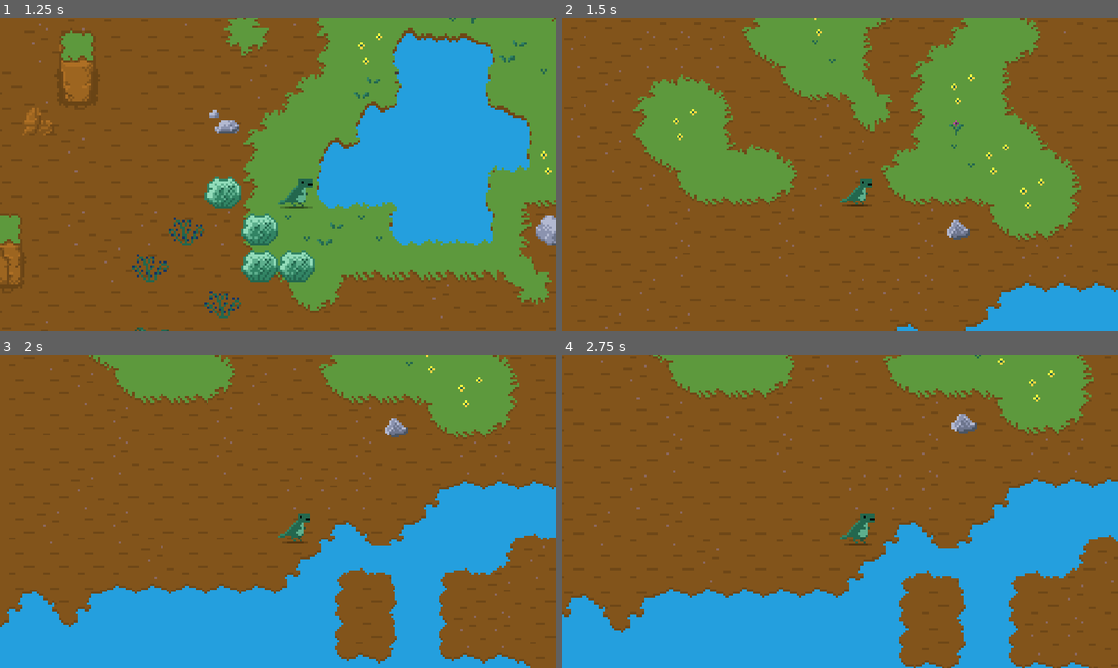
Above: before the commit, frames 1-4 (two rows, left to right).
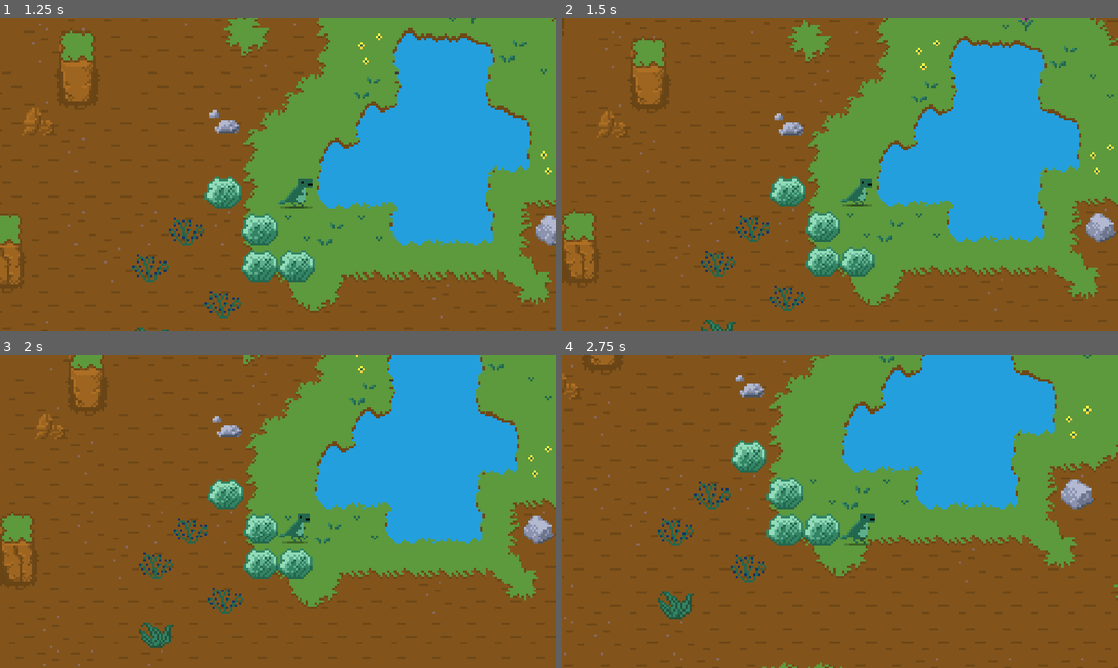
Above: after the commit, the same moments.

Repository: kahldin-m/lzg-000
Game: Godot game, scene res://_FEATURES/world/World.tscn
Two runs of this game, one before a commit and one after it. Both use one fixed random seed, a clock stepped at 60 frames per second and the inputs below.
Inputs (mouse positions are in pixels of both pictures, inside the frame that each line leads up to):
- Up to frame 1 (1.25 s): tap Enter at 0.5 s; move the mouse to (400, 158) at 0.52 s; hold D (move_right) from 0.53 s (still down); tap Mouse wheel up (camera_zoomin) at 0.6 s
- Up to frame 2 (1.5 s): move the mouse to (728, 190) at 1.27 s; release D (move_right) at 1.28 s; hold S (move_down) from 1.28 s (still down); tap Mouse wheel down (camera_zoomout) at 1.35 s
- Up to frame 3 (2 s): keep holding S (move_down)
- Up to frame 4 (2.75 s): tap Space at 2 s; move the mouse to (895, 442) at 2.02 s; release S (move_down) at 2.03 s; hold D (move_right) from 2.03 s (still down); tap Mouse wheel up (camera_zoomin) at 2.1 s

Frame 1 is identical in both runs. In frame 2, 53% of the frame differs, in the area x 0-100%, y 0-100%; in frame 3, 55%; in frame 4, 59%.

Commit message:
feat(entities): add wander mechanic

Diff:
--- a/_FEATURES/entities/entities.gd
+++ b/_FEATURES/entities/entities.gd
@@ -2,7 +2,7 @@
 extends Node2D
 
 @export_range(0, 3) var entity_type: int = 0
-@export_range(10, 30) var lifespan: int = randi_range(10, 30)
+@export_range(0, 300) var lifespan: int = 0
 @export var is_pc: bool = false
 @export_category("Stats")
 @export var age: int = 0
@@ -35,6 +35,12 @@
 	"Juliette",
 	"Casper",
 ]
+const DINO_TYPE := [
+	"Tyrannosaurus",
+	"Velociraptor",
+	"Compsognathus ",
+	"Rhamphorhynchus"
+]
 
 # Called when the node enters the scene tree for the first time.
 func _ready() -> void:
@@ -45,8 +51,10 @@
 	world = get_tree().current_scene as World
 
 	if world != null:
-		world.age.connect(age_up)
+		world.age.connect(action_age)
 		if not self.is_pc:
+			world.wander.connect(action_wander)
+		else:
 			world.wander.connect(action_move)
 
 
@@ -63,7 +71,7 @@
 		else:
 			sprite.frame = entity_type * 2
 
-	# Movement logic
+	# Movement control
 	if not is_pc:
 		return
 
@@ -75,8 +83,6 @@
 		direction = dir_array[2]
 	elif Input.is_action_pressed("move_right"):
 		direction = dir_array[3]
-
-	action_move()
 
 
 func face_direction(dir: Vector2i) -> void:
@@ -113,10 +119,7 @@
 	if tile_data and tile_data.get_custom_data("has_food"):
 		decor_layer.erase_cell(player_address)
 		# print here om nom nom
-	# Check for collisions before moving
 
-	# player_address += direction
-	# player.position = tile_address_to_position(player_address)
 	# Reset direction
 	direction = Vector2i.ZERO
 
@@ -124,18 +127,31 @@
 	print(name, " at : ", player_address)
 
 
-func age_up() -> void:
-	self.age += 1
-	if self.age >= self.lifespan:
-		expire()
+func action_wander() -> void:
+	# roll the dice, move your mice
+	var my_dir := randi_range(0, dir_array.size() - 1)
+
+	# roughly 1 in 3 chance to move
+	if world.d3() == 1:
+		var new_dir := dir_array[my_dir]
+		var new_pos := world.position_to_tile_address(self.global_position) + new_dir
+		if world.is_tile_walkable(new_pos):
+			self.global_position = world.tile_address_to_position(new_pos)
+			face_direction(new_dir)
 
 
-func expire() -> void:
+func action_age() -> void:
+	if self.age != 0:
+		self.age += 1
+		if self.age >= self.lifespan:
+			action_expire()
+
+
+func action_expire() -> void:
 	if not self.is_pc:
 		# tell parent nest to remove me from the list... I'm tired
-		if get_parent() is Nest:
-			get_parent().entities.erase(self)
-		# print("I am tired...")
+		get_parent().entities.erase(self)
+		# print("I'm tired boss...")
 		# print(self.name, " has gone to sleep. X_X")
 		queue_free()
 	else:
--- a/_FEATURES/entities/nests.gd
+++ b/_FEATURES/entities/nests.gd
@@ -49,8 +49,8 @@
 func spawn_entity() -> Entity:
 	# Generate tile to spawn entity
 	var offset := Vector2i(\
-		randi_range(0, 0),\
-		randi_range(-4, -5))
+		randi_range(-5, +5),\
+		randi_range(-5, +5))
 
 	if offset == Vector2i.ZERO:
 		offset = Vector2i.ONE
@@ -68,9 +68,9 @@
 	entity.position = world.tile_address_to_position(spawn_tile)
 	entity.entity_type = entity_type
 	var name_part1: String = ENTITY_NAMES[randi_range(0, ENTITY_NAMES.size() - 1)]
-	var name_part2: String = str(entity.entity_type)
-	entity.name = name_part1 + " the " + name_part2
-
+	entity.name = name_part1 + " the " + DINO_TYPE[entity.entity_type]
+	print(entity.name, " is born!")
+	entity.lifespan = randi_range(100, 300)
 	return entity
 
 func despawn_entity(entity: Entity, timer: Timer) -> void:
--- a/_FEATURES/entities/nests.tscn
+++ b/_FEATURES/entities/nests.tscn
@@ -5,6 +5,7 @@
 
 [node name="Nest" type="Node2D" unique_id=165726692]
 script = ExtResource("1_nuybm")
+age = null
 
 [node name="Sprite2D" type="Sprite2D" parent="." unique_id=970408143]
 position = Vector2(8, 8)
--- a/_FEATURES/world/World.tscn
+++ b/_FEATURES/world/World.tscn
@@ -765,8 +765,9 @@
 11:4/0 = 0
 11:4/0/custom_data_0 = true
 11:2/0 = 0
-11:2/0/y_sort_origin = 7
+11:2/0/y_sort_origin = -7
 11:3/0 = 0
+11:3/0/y_sort_origin = -7
 4:2/0 = 0
 4:2/0/custom_data_1 = true
 4:2/0/custom_data_2 = 5
@@ -791,7 +792,7 @@
 [node name="World" type="Node2D" unique_id=681732503]
 y_sort_enabled = true
 script = ExtResource("1_7x3tx")
-tick_time = 1.0
+tick_time = 0.5
 starting_tile = Vector2i(27, 26)
 
 [node name="UI" type="CanvasLayer" parent="." unique_id=1361892099]
@@ -799,25 +800,26 @@
 [node name="Nests" type="Node2D" parent="." unique_id=710626792]
 y_sort_enabled = true
 
-[node name="Nest_Ramp" parent="Nests" unique_id=165726692 instance=ExtResource("4_a5qos")]
-y_sort_enabled = true
-position = Vector2(176, 336)
-nest_size = 0
-entity_type = 3
+[node name="Nest_Trex" parent="Nests" unique_id=823120470 instance=ExtResource("4_a5qos")]
+position = Vector2(720, 112)
+age = 0
 
 [node name="Nest_Velo" parent="Nests" unique_id=757852569 instance=ExtResource("4_a5qos")]
 position = Vector2(848, 464)
-nest_size = 0
 entity_type = 1
+age = 0
 
 [node name="Nest_Compy" parent="Nests" unique_id=97628967 instance=ExtResource("4_a5qos")]
 position = Vector2(176, 80)
 nest_size = 6
 entity_type = 2
-
-[node name="Nest_Trex" parent="Nests" unique_id=823120470 instance=ExtResource("4_a5qos")]
-position = Vector2(720, 112)
-nest_size = 0
+age = 0
+
+[node name="Nest_Ramp" parent="Nests" unique_id=165726692 instance=ExtResource("4_a5qos")]
+y_sort_enabled = true
+position = Vector2(176, 336)
+entity_type = 3
+age = 0
 
 [node name="TileLayers" type="Node2D" parent="." unique_id=983266102]
 physics_interpolation_mode = 1
--- a/_FEATURES/world/world.gd
+++ b/_FEATURES/world/world.gd
@@ -112,3 +112,16 @@
 		continue
 
 	return true
+
+
+# Dice
+func d100() -> int:
+	return randi() % 100 + 1
+
+
+func d3() -> int:
+	return randi() % 3 + 1
+
+
+func d4() -> int:
+	return randi() % 4 + 1
Binary file changed: _FEATURES/world/terrain.png
